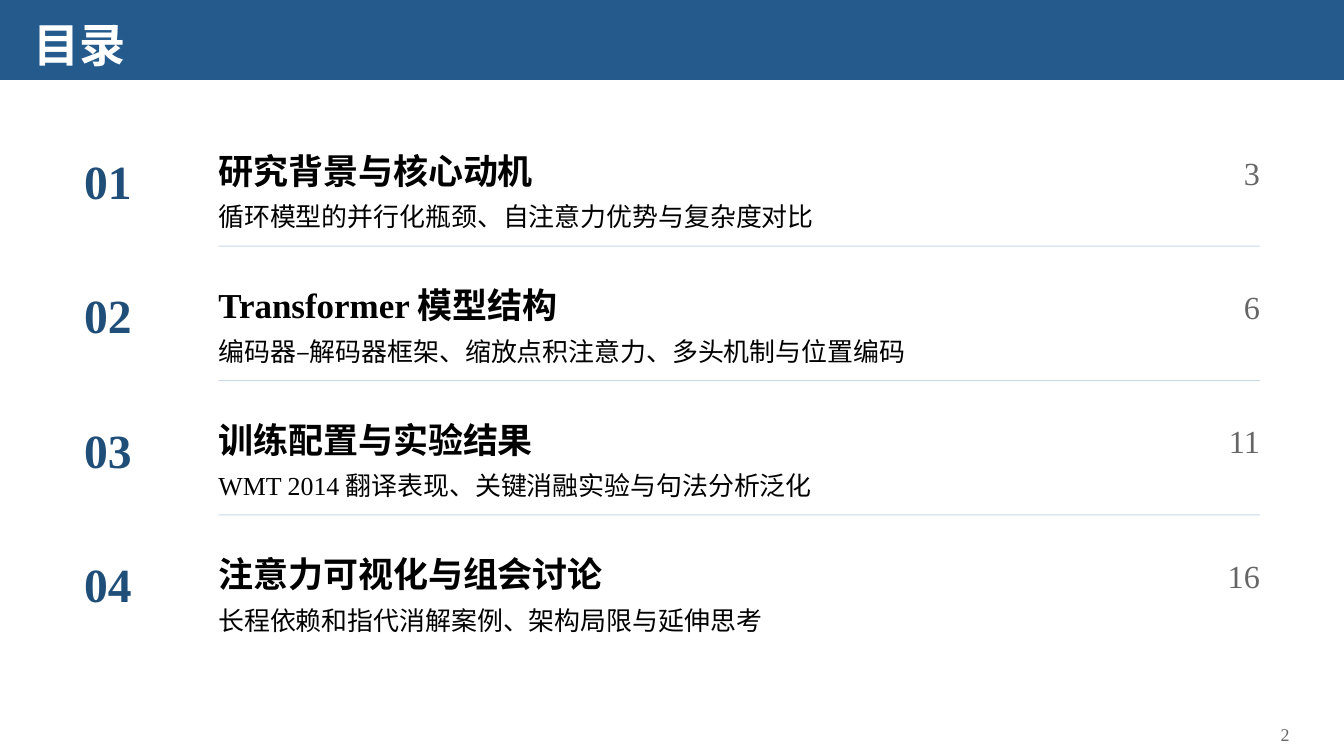
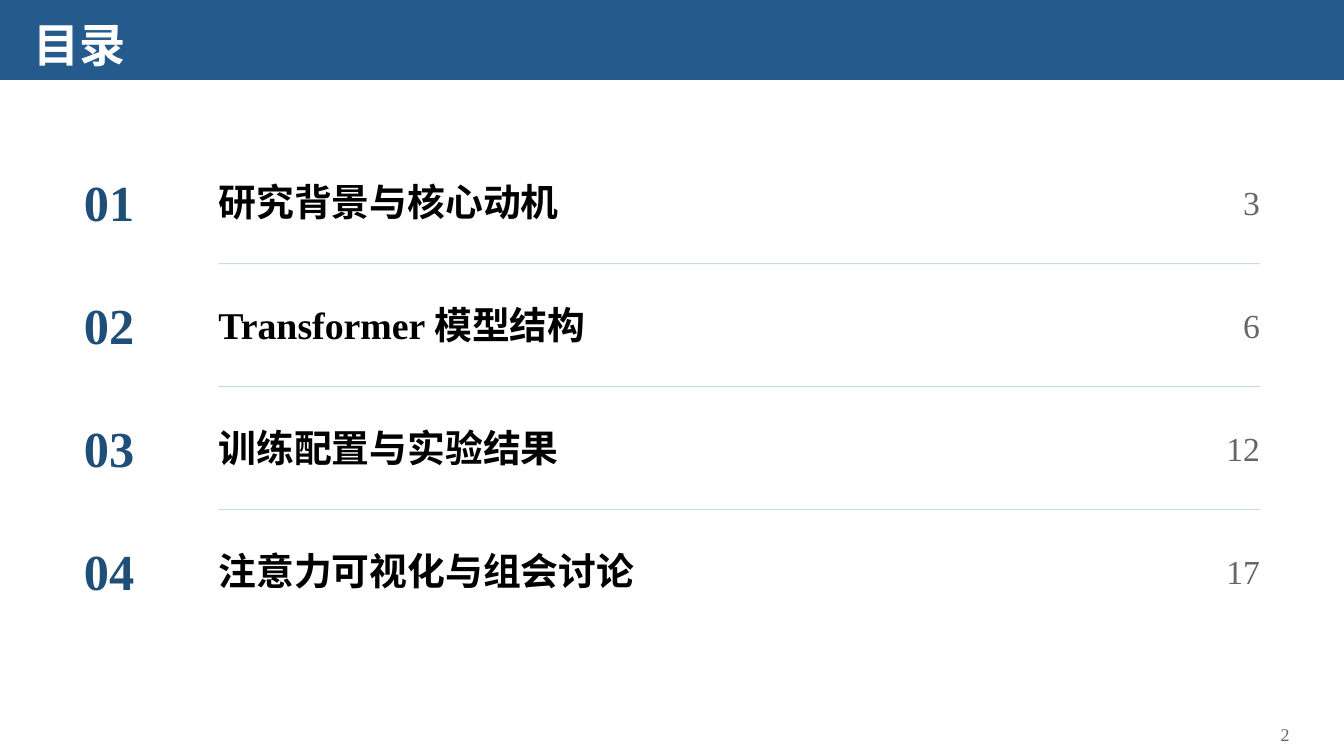
Before and after one commit to Starxy/skills, a slide deck: slide 2 of skills/ppt-craft/assets/academic-blue-template.pptx. Drawn at 1344x756 pixels with LibreOffice and Linux fonts; fonts in the diff are those of the drawing. Boxes give left, top, right and bottom in pixels: in the first picture for what was removed or moved away, otherwise in the second. Text is boxed around its words. In the diff, an @@ line names an element or a change of style, - is before the commit and + after.

```diff
--- a/skills/ppt-craft/assets/academic-blue-template.pptx
+++ b/skills/ppt-craft/assets/academic-blue-template.pptx
@@ size 34 to 36 pt; line spacing 1.18 to 1; vertical alignment top to middle in 4 elements at <box>84,433,134,468</box>, <box>84,556,134,591</box>, <box>84,310,134,345</box>, <box>84,187,134,222</box> @@
@@ text "01": place and size @@
-text "01" at <box>84,167,132,200</box>
+text "01" at <box>84,187,134,222</box>
@@ size 25 to 27 pt; line spacing 1.18 to 1; vertical alignment top to middle in 4 elements at <box>218,552,634,589</box>, <box>218,429,558,466</box>, <box>218,307,585,343</box>, <box>218,183,558,220</box> @@
@@ text "研究背景与核心动机": place and size @@
-text "研究背景与核心动机" at <box>218,154,533,187</box>
+text "研究背景与核心动机" at <box>218,183,558,220</box>
@@ text "3" at <box>1243,193,1260,216</box>: size 23 to 24 pt; line spacing 1.18 to 1; vertical alignment top to middle @@
@@ text "3": place and size @@
-text "3" at <box>1244,163,1260,186</box>
+text "3" at <box>1243,193,1260,216</box>
@@ text removed at <box>218,204,813,228</box> @@
-循环模型的并行化瓶颈、自注意力优势与复杂度对比
@@ rectangle: place and size @@
-rectangle at <box>219,246,1260,247</box>
+rectangle at <box>219,263,1260,264</box>
@@ text "02": place and size @@
-text "02" at <box>84,301,132,334</box>
+text "02" at <box>84,310,134,345</box>
@@ text "Transformer 模型结构": place and size @@
-text "Transformer 模型结构" at <box>218,288,558,321</box>
+text "Transformer 模型结构" at <box>218,307,585,343</box>
@@ text "6": place and size @@
-text "6" at <box>1244,297,1260,320</box>
+text "6" at <box>1243,316,1260,339</box>
@@ text "6" at <box>1243,316,1260,339</box>: size 23 to 24 pt; line spacing 1.18 to 1; vertical alignment top to middle @@
@@ text removed at <box>218,339,905,363</box> @@
-编码器–解码器框架、缩放点积注意力、多头机制与位置编码
@@ rectangle: place and size @@
-rectangle at <box>219,380,1260,381</box>
+rectangle at <box>219,386,1260,387</box>
@@ text added at <box>1226,439,1260,461</box>, 24 pt, text #666666 @@
+12
@@ text removed at <box>1229,432,1260,453</box> @@
-11
@@ text removed at <box>218,473,812,497</box> @@
-WMT 2014 翻译表现、关键消融实验与句法分析泛化
@@ rectangle: place and size @@
-rectangle at <box>219,514,1260,515</box>
+rectangle at <box>219,509,1260,510</box>
@@ text "04": place and size @@
-text "04" at <box>84,570,132,603</box>
+text "04" at <box>84,556,134,591</box>
@@ text added at <box>1226,562,1260,584</box>, 24 pt, text #666666 @@
+17
@@ text removed at <box>1228,566,1260,589</box> @@
-16
@@ text removed at <box>218,608,762,632</box> @@
-长程依赖和指代消解案例、架构局限与延伸思考
```
Also in this commit, not shown: 16 other slides changed, 1 slide added, 6 other files.
